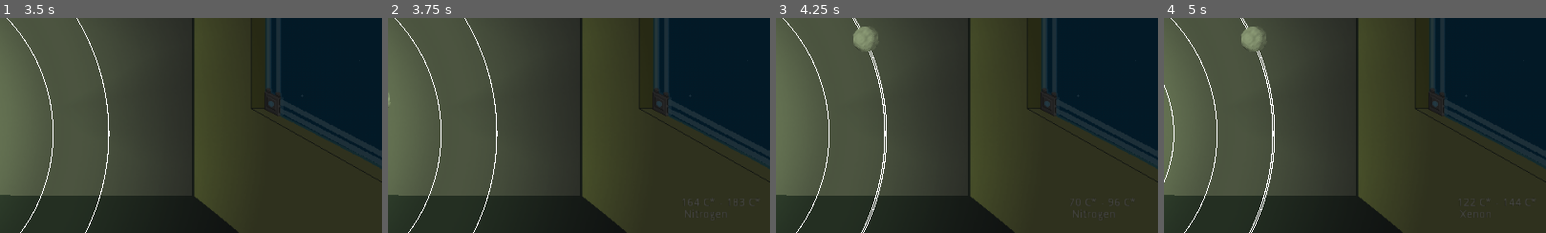
Above: before the commit, frames 1-4 (left to right).
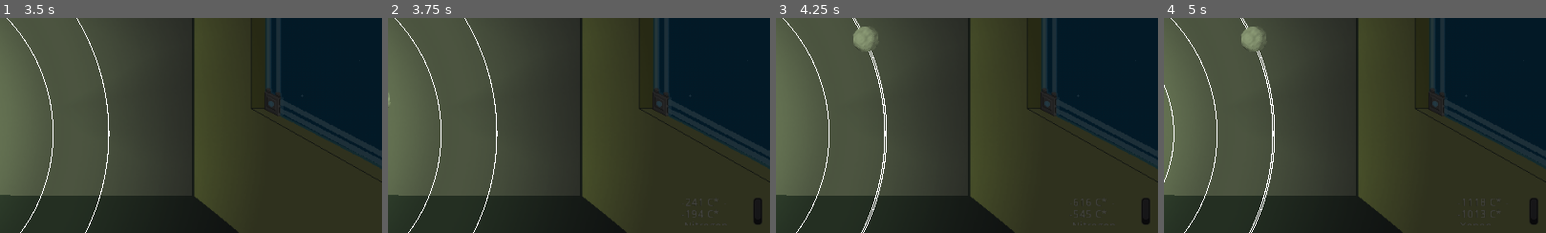
Above: after the commit, the same moments.

Repository: RyanHerb/-jubilant-octo-robot
Game: Godot game, scene res://Main.tscn
The game is run twice, just before and just after one commit, with the same random seed, the same clock (stepped at 60 frames per second) and the same inputs.
Inputs (mouse positions are % of the whole screen's width and height, from its top left):
- Up to frame 1 (3.5 s): click "start" at 0.5 s; click "new mission" at 1.25 s; click "next" at 2 s; click "objective" at 2.75 s
- Up to frame 2 (3.75 s): tap Enter at 3.5 s; drag from (40, 49) to (60, 28) at 3.52 s
- Up to frame 3 (4.25 s): no input
- Up to frame 4 (5 s): tap Space at 4.25 s; drag from (33, 24) to (45, 70) at 4.27 s
The pictures show only the part of the screen within x 48-98%, y 23-73%; the shares and areas given below are measured in that part.

Frame 1 is identical in both runs. In frame 2, 0.4% of the frame differs, in the area x 77-98%, y 84-97%; in frame 3, 0.4%; in frame 4, 0.4%.
Error in both runs: Attempt to call function 'new_game' in base 'null instance' on a null instance. (res://Main.gd:7)

Commit message:
add temperature coefficient to planets
based on their position alphabetically

Diff:
--- a/Planet.gd
+++ b/Planet.gd
@@ -4,6 +4,7 @@
 var viewport_size
 
 var atmosphere = "O2";
+var temp_coefficient = 1;
 
 signal dragsignal(target);
 signal clicked(target)
--- a/System.gd
+++ b/System.gd
@@ -31,6 +31,7 @@
 		var rand_index = randi() % planet_sprites.size()
 		var sprite = load("%s" % planet_sprites[rand_index])
 		p.set_sprite(sprite)
+		p.temp_coefficient = rand_index+1
 
 		var s = rand_range(min_step, max_step)
 		radius = Vector2(s, 0)
@@ -69,15 +70,17 @@
 	#puis afficher temperature de cette planete
 	#afficher cout de l'operation
 func show_param_planet(target):
-	compute_temp(target.distance_to_star())
+	compute_temp(target)
 	$ParamPlanete.add_text("\n %s" % target.atmosphere)
 	$ParamPlanete.show()
 
-func compute_temp(dist):
+func compute_temp(planet):
+	var dist = planet.distance_to_star()
+	var coef = planet.temp_coefficient
 	$ParamPlanete.clear()
-	$ParamPlanete.add_text("%s C*" % int(-dist*1.5 + 300))
+	$ParamPlanete.add_text("%s C*" % int(-dist*coef*1.5 + 300))
 	$ParamPlanete.add_text(" - ")
-	$ParamPlanete.add_text("%s C*" % int(-dist*1.4 + 310))
+	$ParamPlanete.add_text("%s C*" % int(-dist*coef*1.4 + 310))
 
 func get_planet_sprites():
 	return get_file_list(PLANET_PATH)
